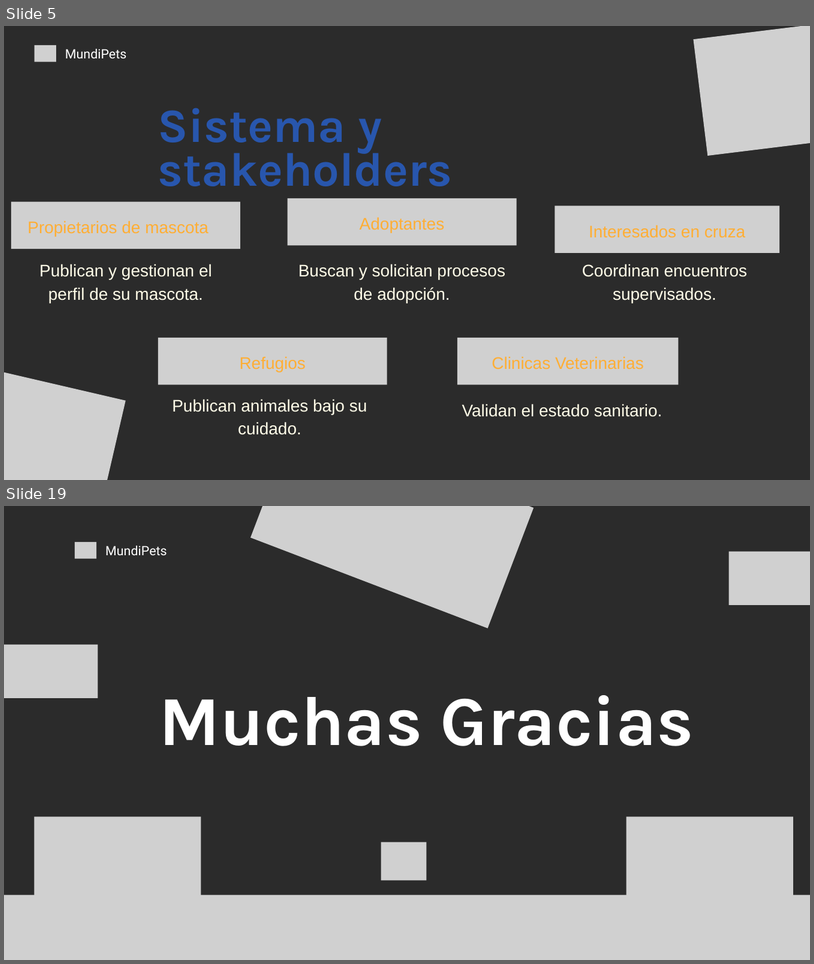
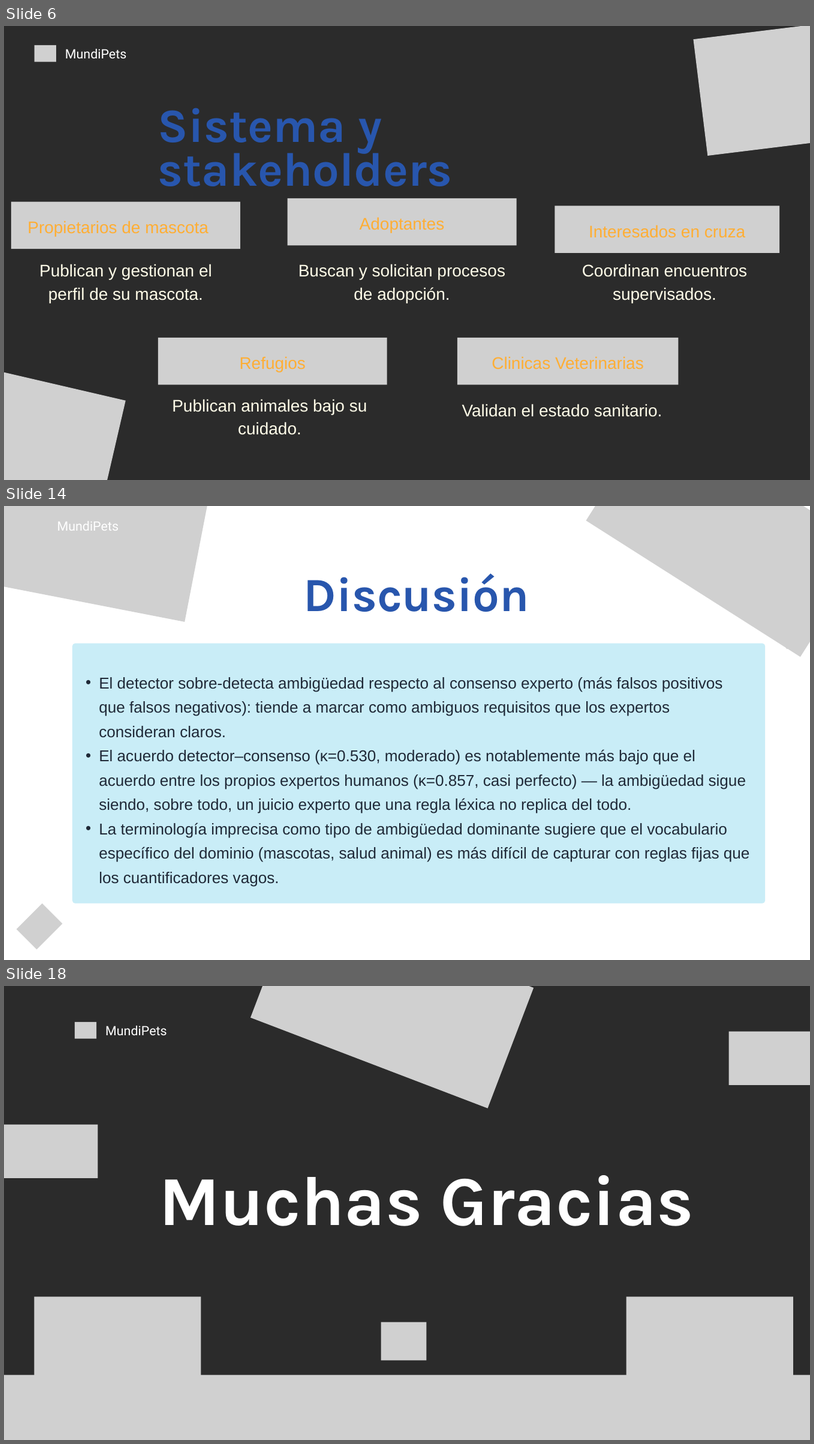
Before and after one commit to andymendozap03/MundiPets-PFC-IngReq, a slide deck: 09_Defensa/Presentación.pptx. Shown one above the other, each under a label of ours: slides 5 and 19 before the commit, slides 6, 14 and 18 after it; the slides between them are not shown. The pictures are 814x964 and 814x1444 pixels, drawn with LibreOffice and Linux fonts; fonts in the diff are those of the drawing; grey boxes stand for pictures; background and template pictures are left out; a plain dark background stands for a picture behind light text. Boxes give left, top, right and bottom in pixels: in the first picture for what was removed or moved away, otherwise in the second. Text is boxed around its words. In the diff, an @@ line names an element or a change of style, - is before the commit and + after.

Commit message:
Actualizar presentacion defensa MundiPets

```diff
--- a/09_Defensa/Presentación.pptx
+++ b/09_Defensa/Presentación.pptx
@@ slide 14 added at (4, 506, 810, 960), background picture (left out) @@
@@ picture added at (4, 506, 210, 622) @@
@@ picture added at (26, 517, 48, 534) @@
@@ text added at (57, 521, 119, 531), 23 pt, text #FFFFFF @@
+MundiPets
@@ picture added at (587, 506, 810, 657) @@
@@ text added at (304, 573, 530, 612), 85 pt, text #2856AD, bold @@
+Discusión
@@ picture added at (765, 603, 810, 649) @@
@@ freeform shape added at (72, 643, 765, 903), fill #C9EDF7 @@
@@ text added at (99, 676, 750, 886), 28 pt, text #1F2937 @@
+  • El detector sobre-detecta ambigüedad respecto al consenso experto (más falsos positivos que falsos negativos): tiende a marcar como ambiguos requisitos que los expertos consideran claros.
+  • El acuerdo detector–consenso (κ=0.530, moderado) es notablemente más bajo que el acuerdo entre los propios expertos humanos (κ=0.857, casi perfecto) — la ambigüedad sigue siendo, sobre todo, un juicio experto que una regla léxica no replica del todo.
+  • La terminología imprecisa como tipo de ambigüedad dominante sugiere que el vocabulario específico del dominio (mascotas, salud animal) es más difícil de capturar con reglas fijas que los cuantificadores vagos.
@@ picture added at (17, 903, 62, 949) @@
@@ what was slide 5 is now slide 6 @@
@@ what was slide 19 is now slide 18 @@
```
Also in this commit, not shown: 11 other slides added, 13 slides removed, 1 other file.
